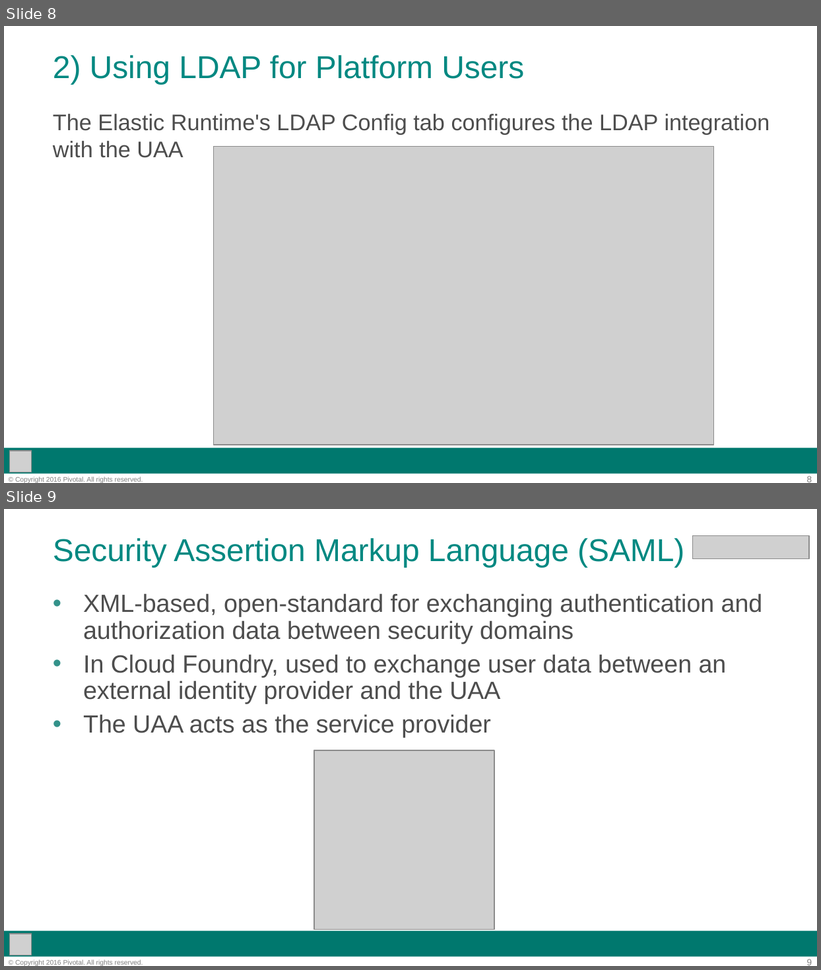
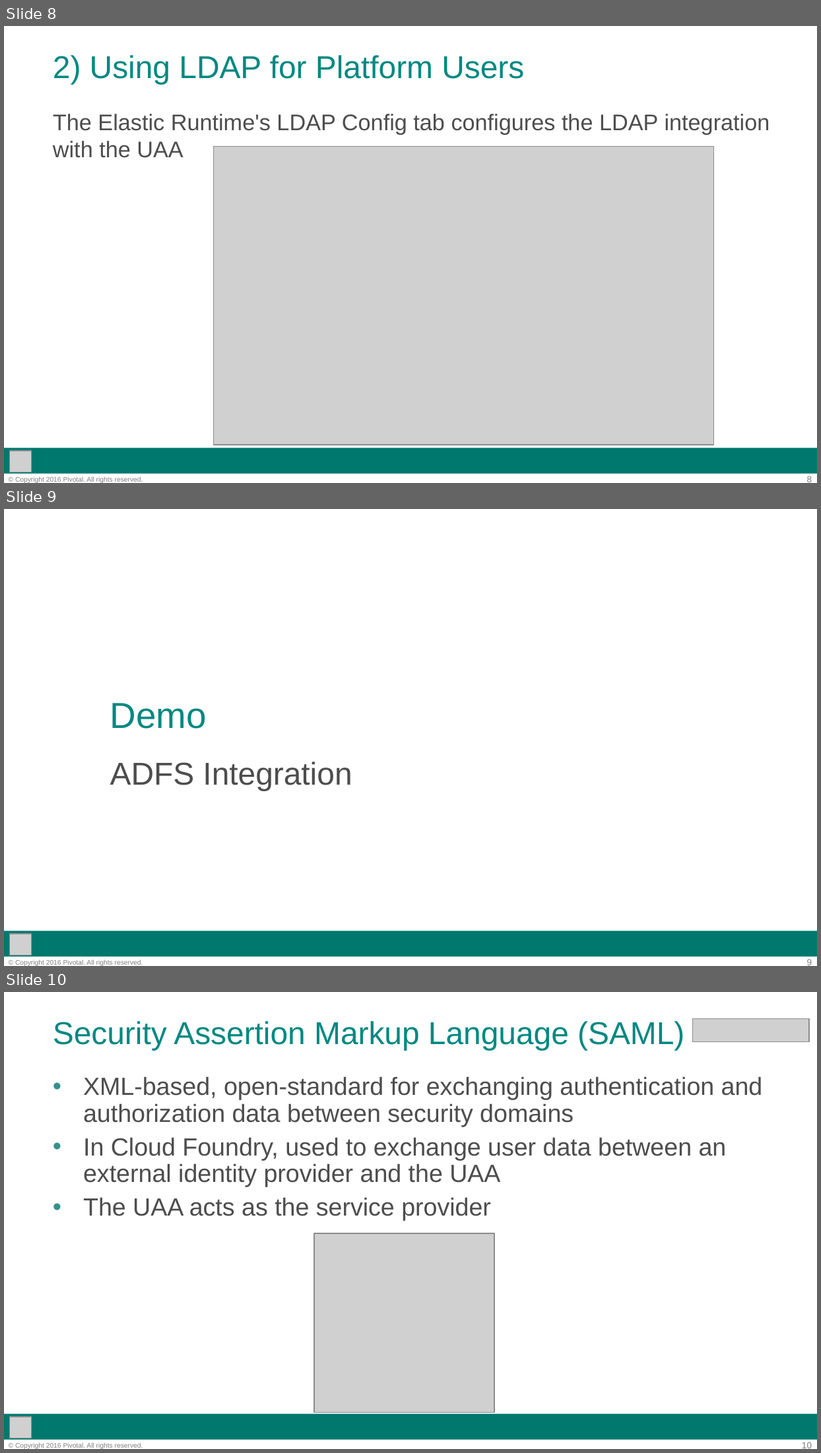
Before and after one commit to phopper-pivotal/pcf-operator-fundamentals, a slide deck: decks/09-Ops_Workshop-Authentication_Authorization.pptx. Shown one above the other, each under a label of ours: slides 8 and 9 before the commit, slides 8, 9 and 10 after it. The pictures are 821x970 and 821x1453 pixels, drawn with LibreOffice and Linux fonts; fonts in the diff are those of the drawing; grey boxes stand for pictures; background and template pictures are left out. Boxes give left, top, right and bottom in pixels: in the first picture for what was removed or moved away, otherwise in the second. Text is boxed around its words. In the diff, an @@ line names an element or a change of style, - is before the commit and + after.

```diff
--- a/decks/09-Ops_Workshop-Authentication_Authorization.pptx
+++ b/decks/09-Ops_Workshop-Authentication_Authorization.pptx
@@ slide 9 added at (4,509,817,966), background #FFFFFF; not listed: 3 template elements that a slide beside it also shows @@
@@ title added at (110,703,207,729), 32 pt, text #008881 @@
+Demo
@@ subtitle added at (110,762,352,791), 28 pt, text #4D4D4D @@
+ADFS Integration
@@ picture added at (10,934,32,956) @@
@@ what was slide 9 is now slide 10 @@
@@ page number at (802,1442,812,1449): text changed @@
-9
+10
```
Also in this commit, not shown: 1 slide changed, 1 other slide added, 6 other files.
